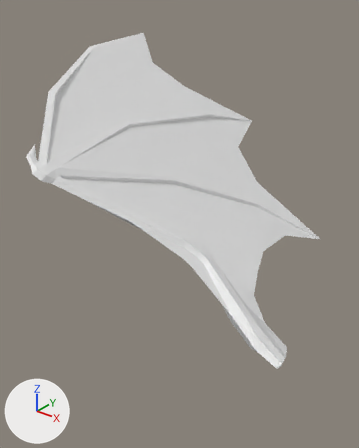
The OBJ model Models/dragon_2_right_wing.obj, before and after one commit.
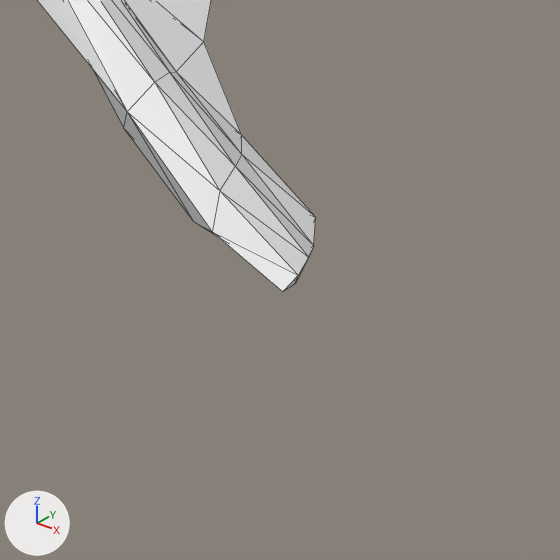
Each version is shown whole from a camera (50 mm lens) standing at (7.18, -27.76, 39.94) and looking at (-19.07, 5.05, 19.6), then close up on the part from 54% to 100% of the width and 63% to 100% of the height. The lights are fixed; the arrows at lower left show +X, +Y and +Z. The close-ups show mesh edges as thin lines. Where no turn or scale is listed for an object, it has been applied to the vertices.

Objects in the first close-up: 'Cylinder.002_Cylinder.003'.
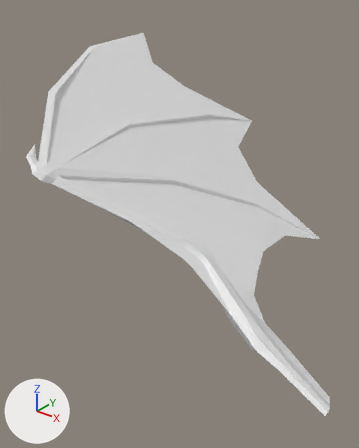
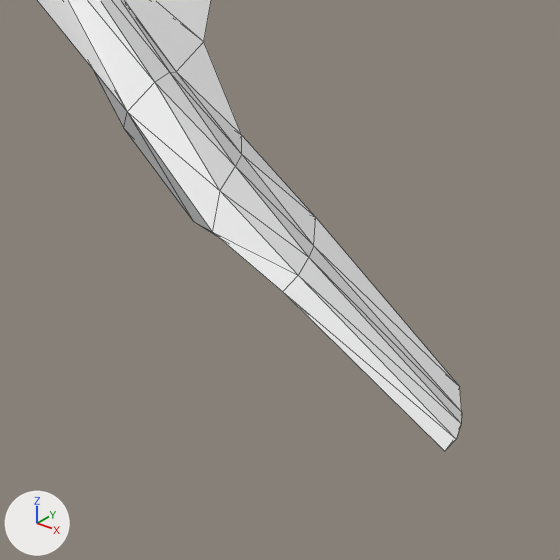
Location of each change, (x1, y1, x2, y2) in pixels of the close-ups (560 x 560 px):
```json
{"object": "Cylinder.002_Cylinder.003", "change": "reshaped", "before": [37, 0, 316, 292], "after": [37, 0, 462, 451]}
{"part": 1, "of": "me_cylinder_002_cylinder_003", "change": "built on", "before": [285, 264, 305, 290], "after": [283, 218, 462, 451]}
```

Edits to the scene script, one JSON object a line:
```json
{"block": "me_cylinder_002_cylinder_003", "where": "# used by ob_cylinder_002_cylinder_003; location = (0.0, 0.0, 0.0)"}
{"op": "remove", "block": "me_cylinder_002_cylinder_003", "code": "me_cylinder_002_cylinder_003.from_pydata(...)  # 167 vertices, 330 faces; spans x -38.3..-3.2, y -8.6..25.4, z 16.7..34.3"}
{"op": "add", "block": "me_cylinder_002_cylinder_003", "code": "me_cylinder_002_cylinder_003.from_pydata(...)  # 175 vertices, 346 faces; spans x -38.3..0.3, y -8.6..25.4, z 15.6..34.3"}
{"block": "me_cylinder_002_cylinder_003", "change": "me_cylinder_002_cylinder_003 part 1"}
{"block": "me_cylinder_002_cylinder_003", "change": "6 faces are deleted"}
{"block": "me_cylinder_002_cylinder_003", "change": "8 vertices are added at x -0.3..0.3, y -4.9..-2.9, z 15.6..16.4"}
{"block": "me_cylinder_002_cylinder_003", "change": "22 new faces join them"}
```
